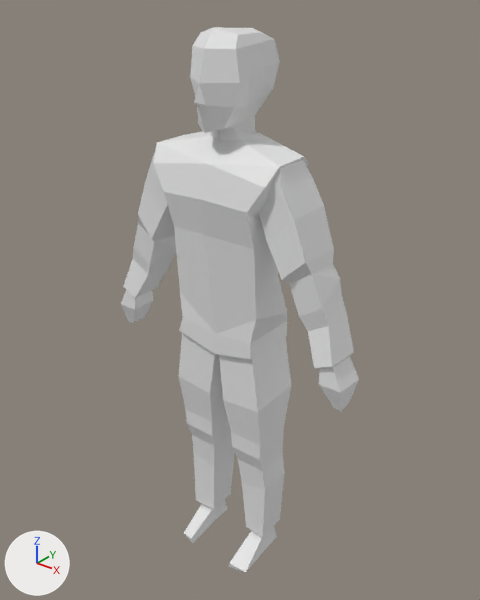
Two versions of the glTF model meshes/entities/player_models/male_01_model/male_player_model_01.glb, one commit apart.
Camera for both pictures: a 50 mm camera at (1.327, -1.624, 2.1) aimed at (0.003, 0.031, 1.074). Every picture has the same lights, and +X, +Y and +Z are marked at lower left. Vertices at the same position are counted once.
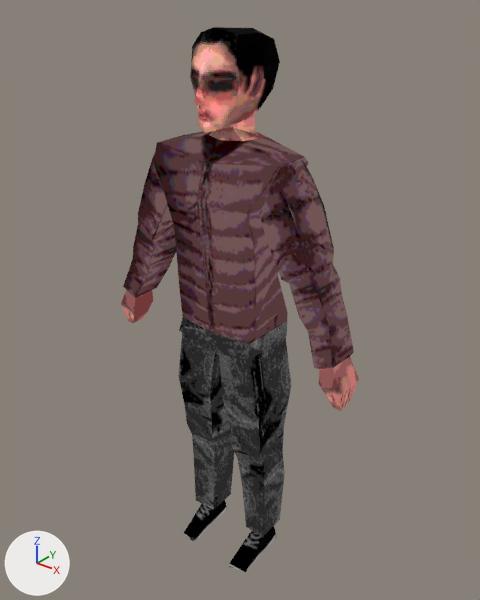
Boxes [x1, y1, x2, y2] around the edits, measured in the pictures (480 x 600 px):
part 1 of me_cube_002, recoloured: [190, 27, 280, 141] in both
part 2 of me_cube_002, recoloured (grey to brown): [121, 290, 153, 323] in both
part 3 of me_cube_002, recoloured (grey to brown): [319, 357, 359, 411] in both
part 4 of me_cube_002, recoloured (grey to brown): [123, 131, 354, 369] in both
part 5 of me_cube_002, recoloured (grey to black): [178, 318, 291, 537] in both

Edits to the bpy script that builds the scene:
```text
Add img_male_01_texture:
    img_male_01_texture = load_image('male_01_texture', '_unpacked/male_01_texture', 256, 256, 'sRGB')
Add img_sneakers_texture_01:
    img_sneakers_texture_01 = load_image('sneakers_texture_01', '_unpacked/sneakers_texture_01', 256, 256, 'sRGB')
Add img_puffer_jacket_texture_01:
    img_puffer_jacket_texture_01 = load_image('puffer_jacket_texture_01', '_unpacked/puffer_jacket_texture_01', 256, 256, 'sRGB')
Add img_jeans_texture_01:
    img_jeans_texture_01 = load_image('jeans_texture_01', '_unpacked/jeans_texture_01', 256, 256, 'sRGB')
Add mat_male_player_model_01:
    mat_male_player_model_01 = bpy.data.materials.new('male_player_model_01')
    # colours: black #000000
    # uses the picture img_male_01_texture
Add mat_feet_boots:
    mat_feet_boots = bpy.data.materials.new('feet_boots')
    # colours: black #000000
    # uses the picture img_sneakers_texture_01
Add mat_top_puffer:
    mat_top_puffer = bpy.data.materials.new('top_puffer')
    # colours: black #000000
    # uses the picture img_puffer_jacket_texture_01
Add mat_bottom_jeans:
    mat_bottom_jeans = bpy.data.materials.new('bottom_jeans')
    # colours: black #000000
    # uses the picture img_jeans_texture_01
Change me_cube_002:
    where me_cube_002.from_pydata(...)  # 260 vertices, 498 faces; spans x -0.5..0.5, y 0.82..1.13, z 0.0..1.97
    used by ob_cube; location = (0.0, -1.0, -0.002)
    me_cube_002 part 1: all 100 faces centred in x -0.1..0.1, y 0.84..1.11, z 1.66..1.97 switch from no material to mat_male_player_model_01
    me_cube_002 part 2: all 18 faces centred in x -0.49..-0.41, y 0.91..1.01, z 0.87..1.0 switch from no material to mat_male_player_model_01
    me_cube_002 part 3: all 18 faces centred in x 0.42..0.5, y 0.91..1.01, z 0.87..1.0 switch from no material to mat_male_player_model_01
    me_cube_002 part 4: 210 of the faces centred in x -0.46..0.47, y 0.85..1.1, z 0.99..1.65 switch from no material to mat_top_puffer
    me_cube_002 part 5: 120 of the faces centred in x -0.18..0.19, y 0.89..1.1, z 0.1..1.0 switch from no material to mat_bottom_jeans
    add me_cube_002.materials.append(mat_feet_boots)
```
